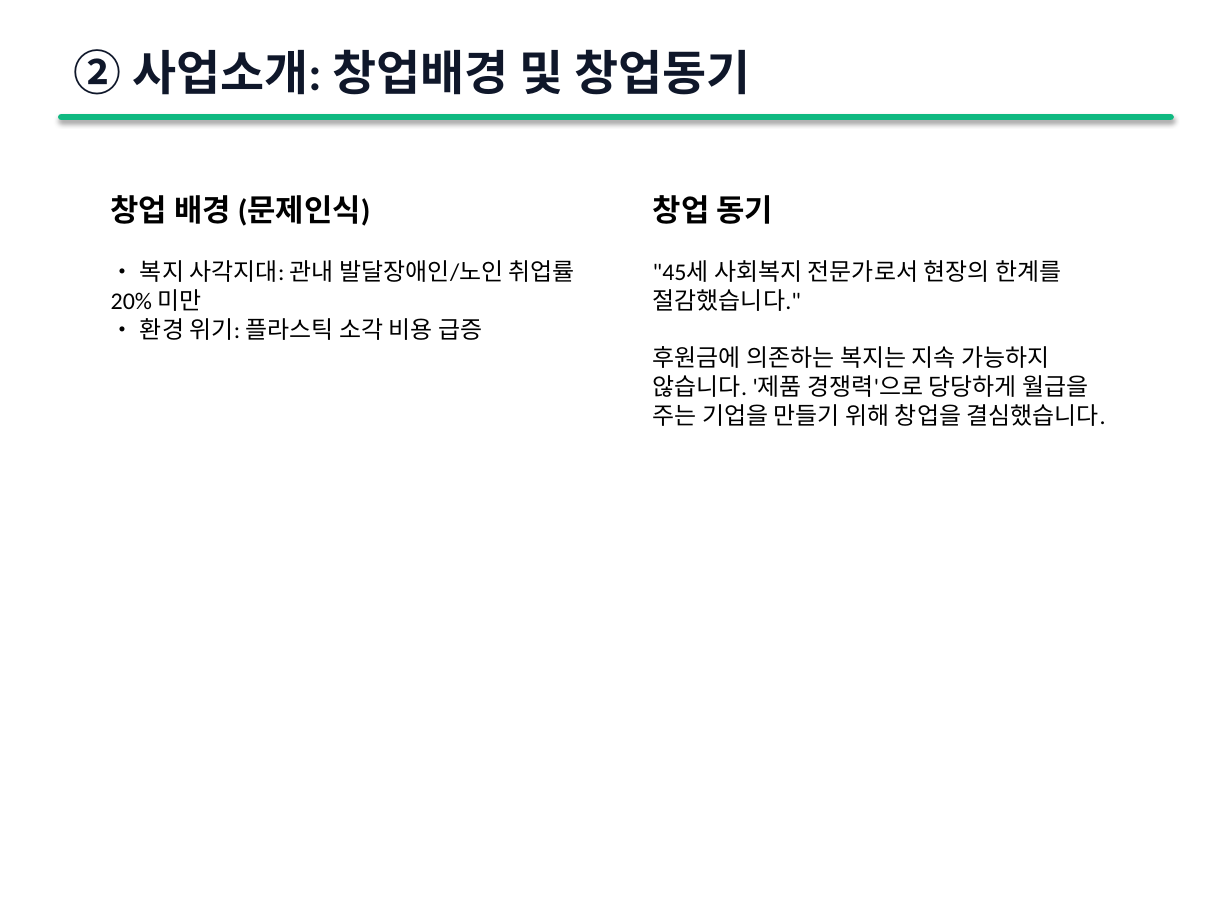
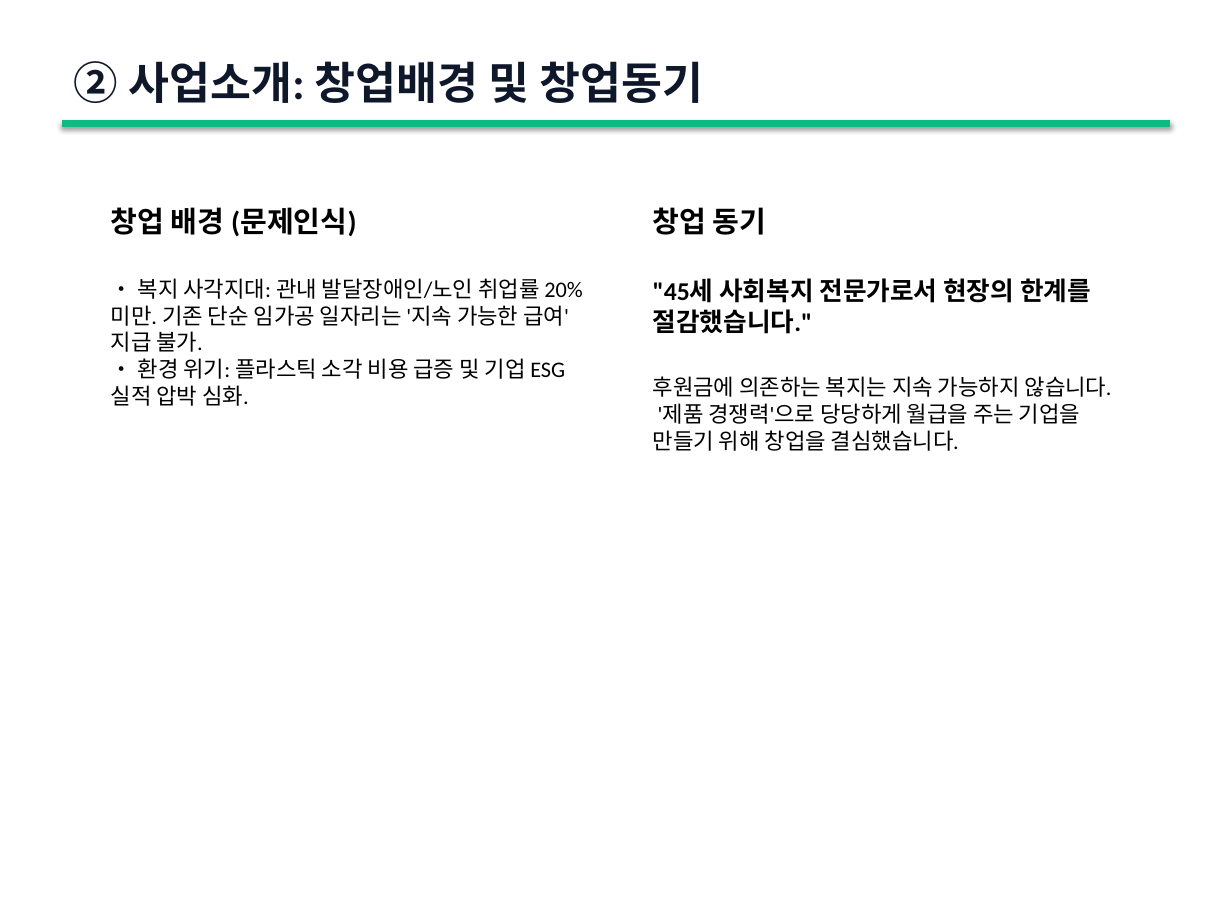
Before and after one commit to ROYSOE/claude-quickstarts, a slide deck: slide 3 of ReSpring_Business_Plan.pptx. Drawn at 1232x924 pixels with LibreOffice and Linux fonts; fonts in the diff are those of the drawing. Boxes give left, top, right and bottom in pixels: in the first picture for what was removed or moved away, otherwise in the second. Text is boxed around its words. In the diff, an @@ line names an element or a change of style, - is before the commit and + after.

```diff
--- a/ReSpring_Business_Plan.pptx
+++ b/ReSpring_Business_Plan.pptx
@@ text "② 사업소개: 창업배경 및 창업동기": place and size @@
-text "② 사업소개: 창업배경 및 창업동기" at (74,49,750,95)
+text "② 사업소개: 창업배경 및 창업동기" at (74,61,703,103)
@@ text "② 사업소개: 창업배경 및 창업동기" at (74,61,703,103): size 28 to 26 pt @@
@@ rectangle removed at (62,117,1170,117) @@
@@ line added from (62, 123) to (1170, 123), #10B981 4 pt @@
@@ text "창업 배경 (문제인식)": place and size @@
-text "창업 배경 (문제인식)" at (111,195,575,340)
+text "창업 배경 (문제인식)" at (111,207,582,406)
@@ text at (111,207,356,237): size 18 to 17 pt in "창업 배경 (문제인식)" @@
@@ text "창업 동기": place and size @@
-text "창업 동기" at (653,195,1106,426)
+text "창업 동기" at (653,207,1112,451)
@@ text "창업 동기" at (653,207,1112,451): size 18 to 17 pt in "창업 동기"; size 14 to 15 pt, bold on in ""45세 사회복지 전문가로서 현장의 한계를 절감했습니다.""; size 14 to 13 pt in "후원금에 의존하는 복지는 지속 가능하지 않습니다. '제품 ..." @@
@@ text at (111,278,582,406): text changed; size 14 to 13 pt @@
-• 복지 사각지대: 관내 발달장애인/노인 취업률 20% 미만
-• 환경 위기: 플라스틱 소각 비용 급증
+• 복지 사각지대: 관내 발달장애인/노인 취업률 20% 미만. 기존 단순 임가공 일자리는 '지속 가능한 급여' 지급 불가.
+• 환경 위기: 플라스틱 소각 비용 급증 및 기업 ESG 실적 압박 심화.
```
Also in this commit, not shown: 16 other slides changed, 1 other file.
